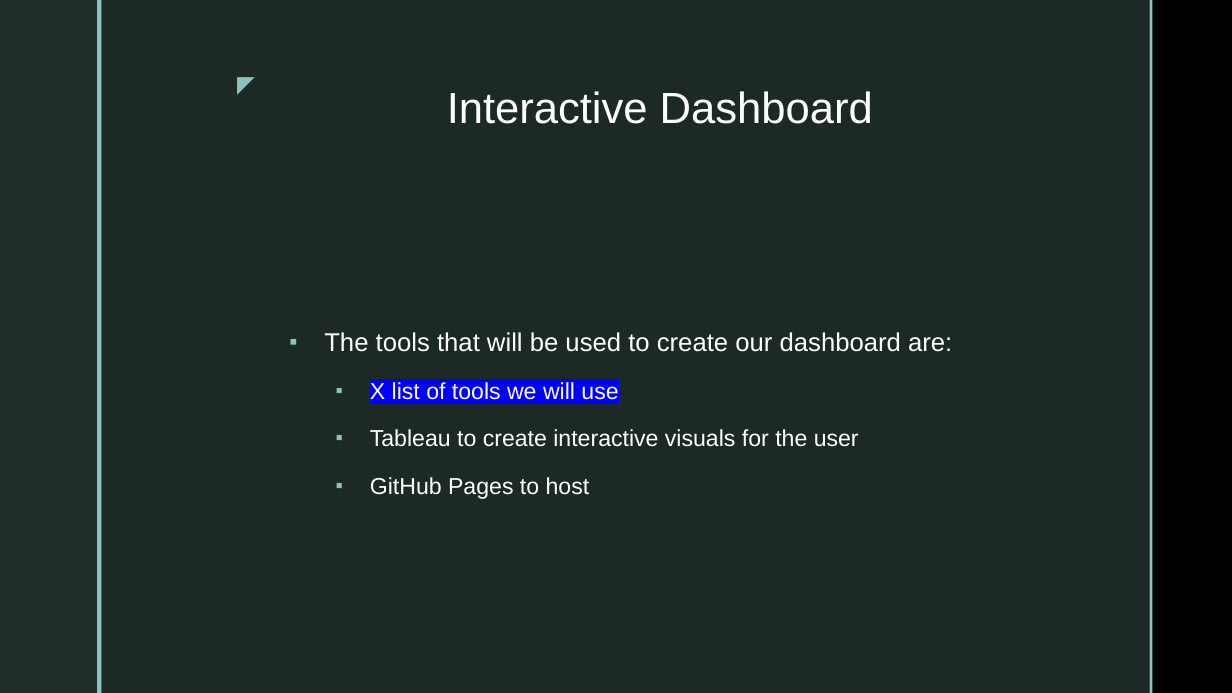
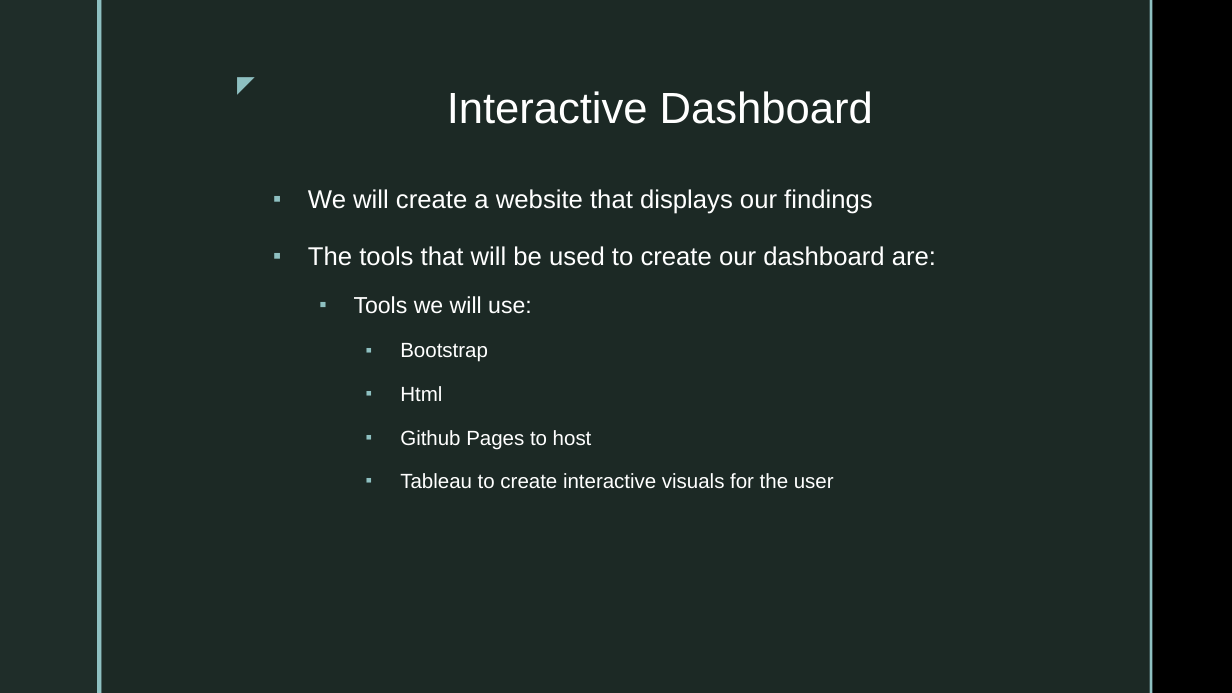
Before and after one commit to Sirius0531/final_project, a slide deck: slide 9 of 2nd Segment Project Deliverable/Deliverable2_Storyboard.pptx (slide 6 before the commit). Drawn at 1232x693 pixels with LibreOffice and Linux fonts; fonts in the diff are those of the drawing; background and template pictures are left out. Boxes give left, top, right and bottom in pixels: in the first picture for what was removed or moved away, otherwise in the second. Text is boxed around its words. In the diff, an @@ line names an element or a change of style, - is before the commit and + after.

```diff
--- a/2nd Segment Project Deliverable/Deliverable2_Storyboard.pptx
+++ b/2nd Segment Project Deliverable/Deliverable2_Storyboard.pptx
@@ text "We will create a website ...": place and size @@
-text "We will create a website ..." at box(324, 332, 952, 499)
+text "We will create a website ..." at box(308, 189, 936, 489)
@@ text at box(308, 189, 873, 214): paragraph added @@
+▪ We will create a website that displays our findings
@@ text at box(354, 296, 592, 450): text changed; size 18 to 16 pt @@
-  ▪ X list of tools we will use
+  ▪ Tools we will use:
+    ▪ Bootstrap
+    ▪ Html
+    ▪ Github Pages to host
@@ text at box(370, 477, 590, 499): paragraph removed @@
-  ▪ GitHub Pages to host
@@ text at box(400, 473, 834, 489): size 18 to 16 pt in "Tableau to create interactive visuals for the ..."; list level 2 to 3 in "Tableau to create interactive visuals ..." @@
```
Also in this commit, not shown: 6 other slides changed, 4 slides added, 1 slide removed.
